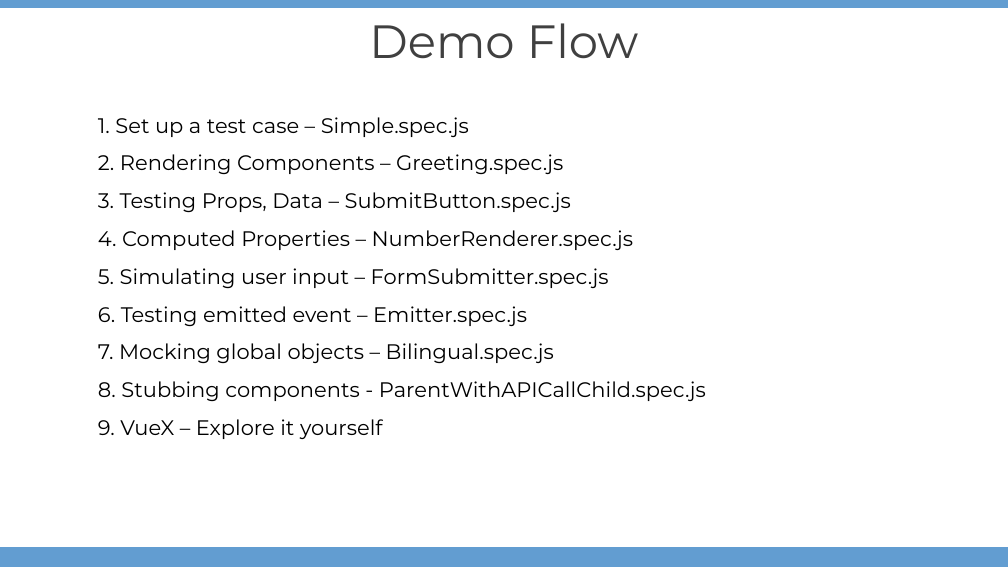
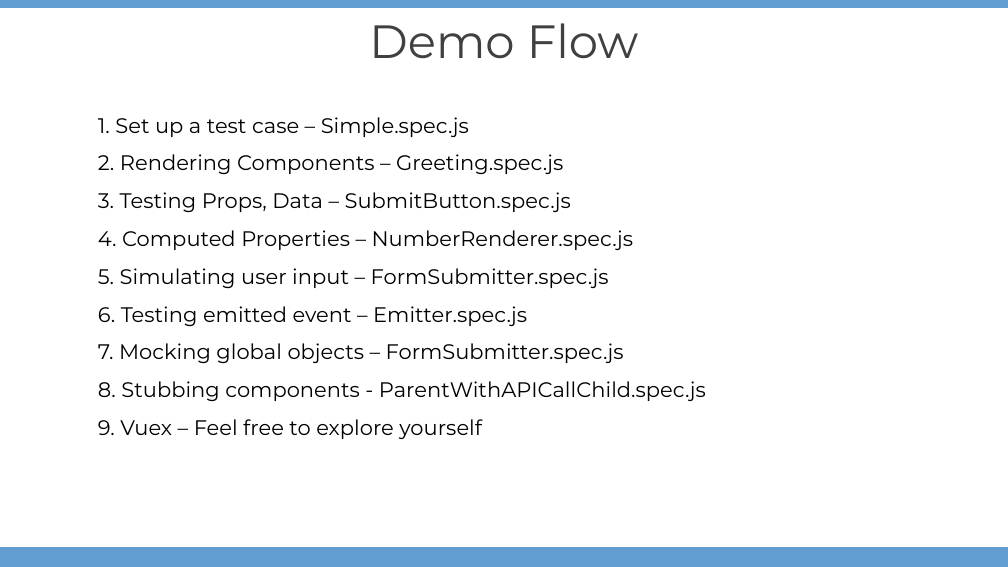
Before and after one commit to Dafreak99/Vue-TDD, a slide deck: slide 4 of Unit Testing.pptx. Drawn at 1008x567 pixels with LibreOffice and Linux fonts; fonts in the diff are those of the drawing; background and template pictures are left out. Boxes give left, top, right and bottom in pixels: in the first picture for what was removed or moved away, otherwise in the second. Text is boxed around its words. In the diff, an @@ line names an element or a change of style, - is before the commit and + after.

```diff
--- a/Unit Testing.pptx
+++ b/Unit Testing.pptx
@@ text at box(98, 343, 624, 363): text changed @@
-7. Mocking global objects – Bilingual.spec.js
+7. Mocking global objects – FormSubmitter.spec.js
@@ text at box(98, 419, 482, 439): text changed @@
-9. VueX – Explore it yourself
+9. Vuex – Feel free to explore yourself
```
Also in this commit, not shown: 2 other slides changed, 6 other files.
